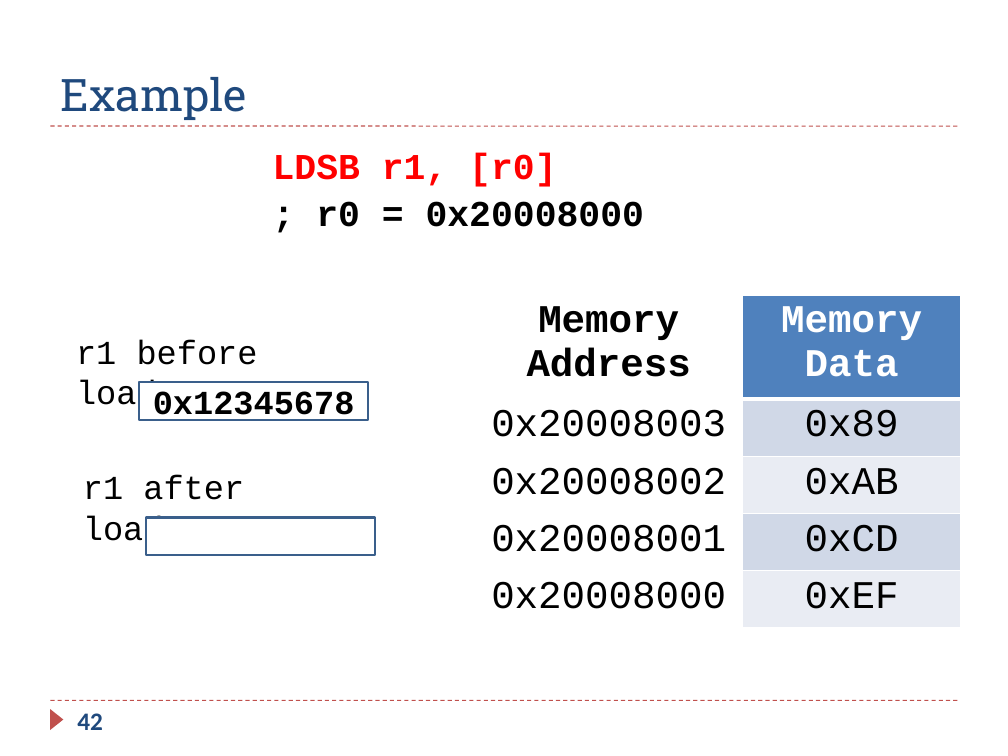
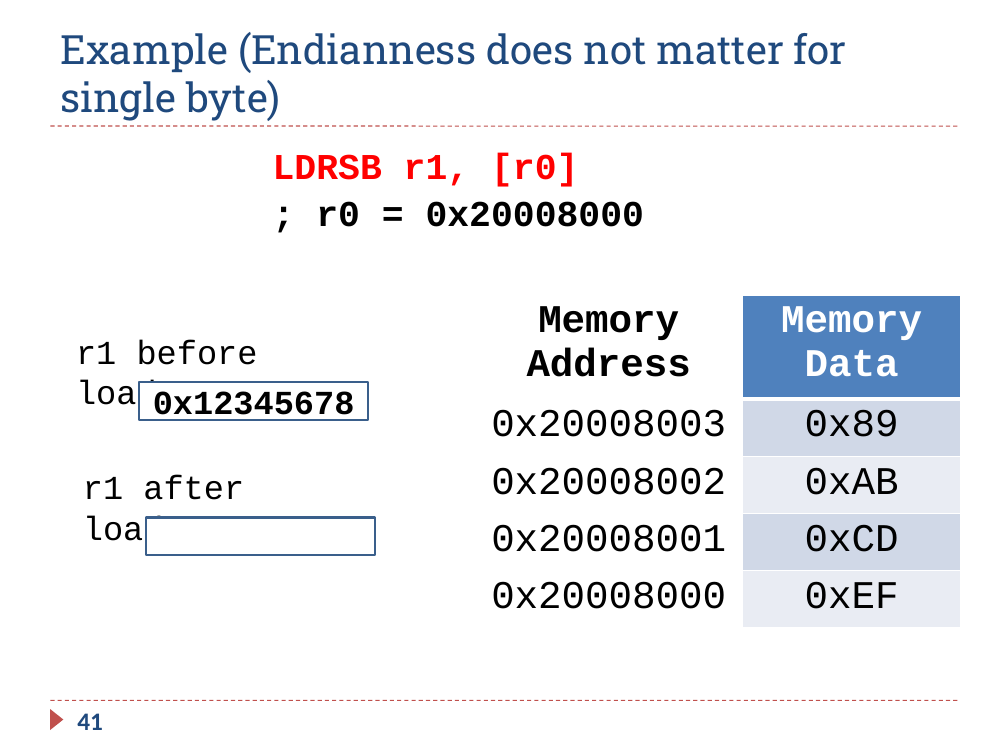
Before and after one commit to guhofstra/CSC111Fa25, a slide deck: slide 41 of PPTs/Ch5 ARM Load Store.pptx (slide 42 before the commit). Drawn at 1008x756 pixels with LibreOffice and Linux fonts; fonts in the diff are those of the drawing. Boxes give left, top, right and bottom in pixels: in the first picture for what was removed or moved away, otherwise in the second. Text is boxed around its words. In the diff, an @@ line names an element or a change of style, - is before the commit and + after.

```diff
--- a/PPTs/Ch5 ARM Load Store.pptx
+++ b/PPTs/Ch5 ARM Load Store.pptx
@@ title at [61, 32, 847, 121]: text changed; size 32 to 28.8 pt @@
-Example
+Example (Endianness does not matter for single byte)
@@ text at [273, 153, 578, 187]: text changed @@
-LDSB r1, [r0]
+LDRSB r1, [r0]
@@ page number at [77, 713, 103, 730]: text changed @@
-42
+41
```
Also in this commit, not shown: 17 other slides changed, 5 slides removed, 12 other files.
